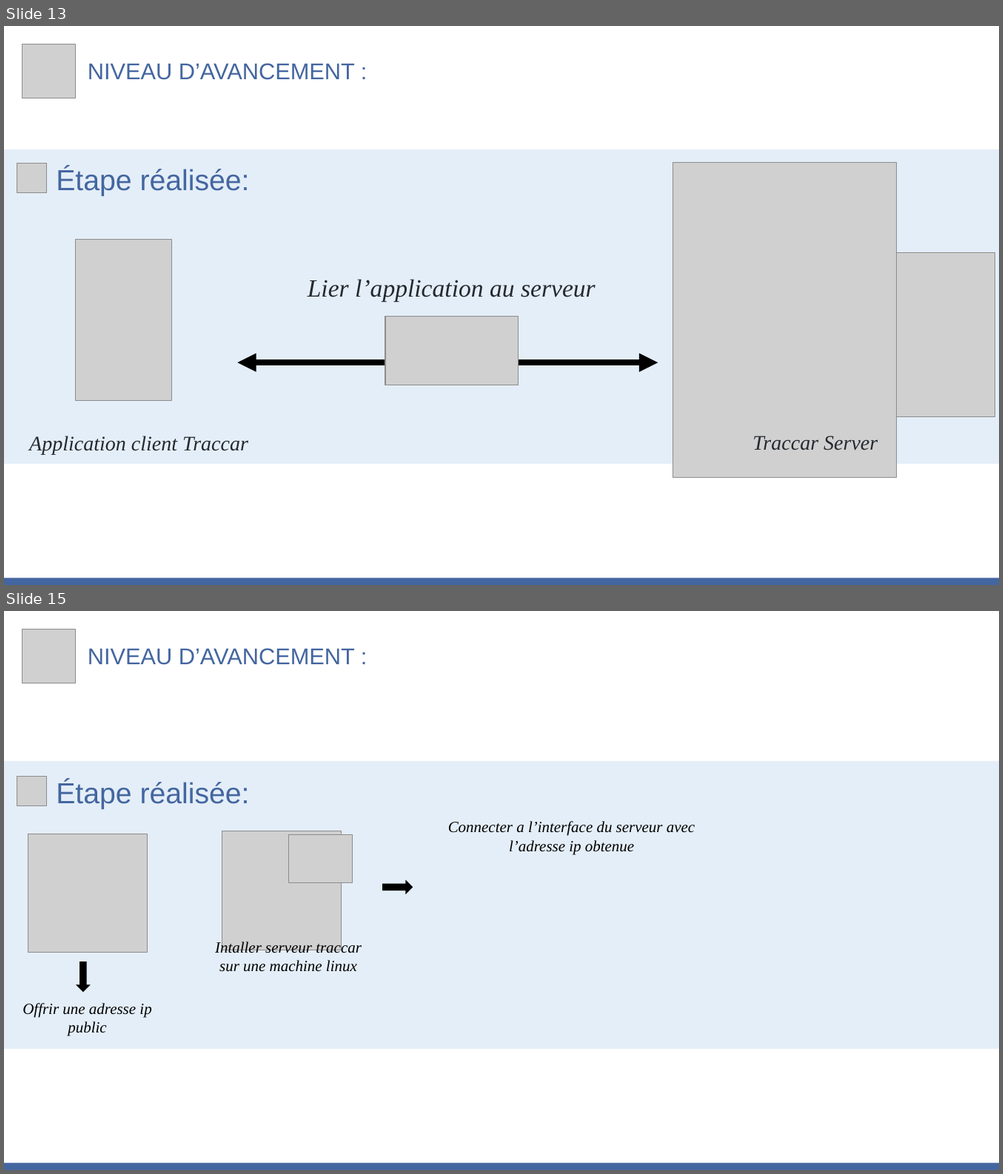
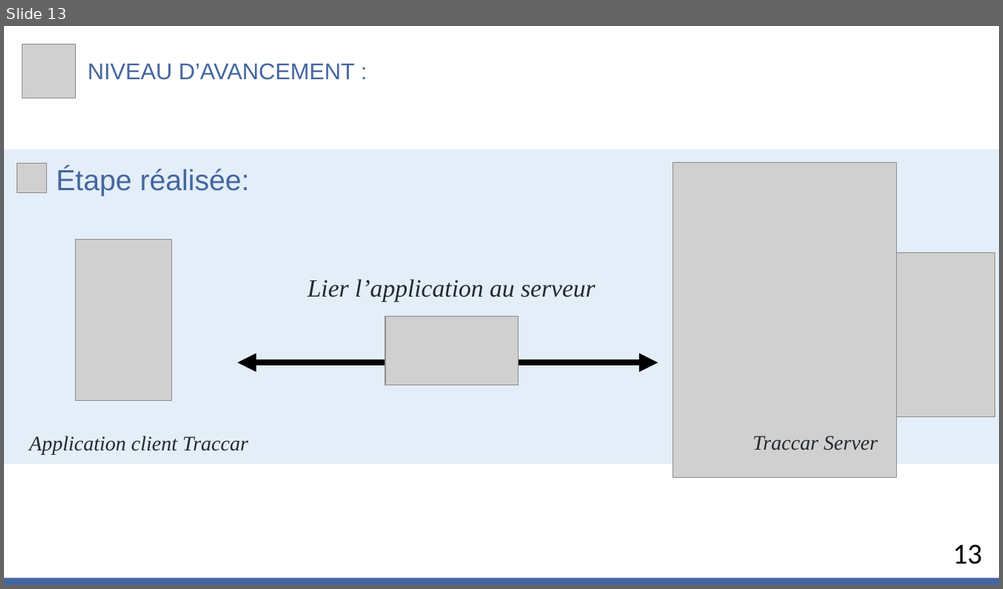
Before and after one commit to MiSalah/Real-Time-Data-Streaming-Analytics-System-for-tracking-Pedestrians, a slide deck: Progress' Presentations/Etat d'avancement - S2.pptx. Shown one above the other, each under a label of ours: slides 13 and 15 before the commit, slide 13 after it; the slides between them are not shown. The pictures are 1003x1174 and 1003x589 pixels, drawn with LibreOffice and Linux fonts; fonts in the diff are those of the drawing; grey boxes stand for pictures. Boxes give left, top, right and bottom in pixels: in the first picture for what was removed or moved away, otherwise in the second. Text is boxed around its words. In the diff, an @@ line names an element or a change of style, - is before the commit and + after.

```diff
--- a/Progress' Presentations/Etat d'avancement - S2.pptx
+++ b/Progress' Presentations/Etat d'avancement - S2.pptx
@@ slide 15 removed at [4, 611, 999, 1170], background #FFFFFF @@
@@ picture removed at [22, 629, 76, 684] @@
@@ text removed at [88, 648, 355, 665] @@
-NIVEAU D’AVANCEMENT :
@@ rectangle removed at [4, 761, 999, 1049] @@
@@ picture removed at [17, 777, 46, 806] @@
@@ text removed at [56, 780, 250, 809] @@
-Étape réalisée:
@@ picture removed at [222, 831, 341, 951] @@
@@ text removed at [448, 821, 694, 854] @@
-Connecter a l’interface du serveur avec l’adresse ip obtenue
@@ picture removed at [28, 834, 148, 954] @@
@@ picture removed at [288, 834, 353, 883] @@
@@ down arrow removed at [383, 881, 412, 894] @@
@@ text removed at [215, 941, 361, 972] @@
-Intaller serveur traccar sur une machine linux
@@ down arrow removed at [77, 963, 89, 991] @@
@@ text removed at [22, 1003, 151, 1037] @@
-Offrir une adresse ip public
@@ rectangle removed at [4, 1164, 999, 1170] @@
@@ slide 13 changed as well @@
@@ text added at [953, 545, 982, 565], 28 pt, text #000000 @@
+13
```
Also in this commit, not shown: 11 other slides changed, 1 slide added, 1 other slide removed.
